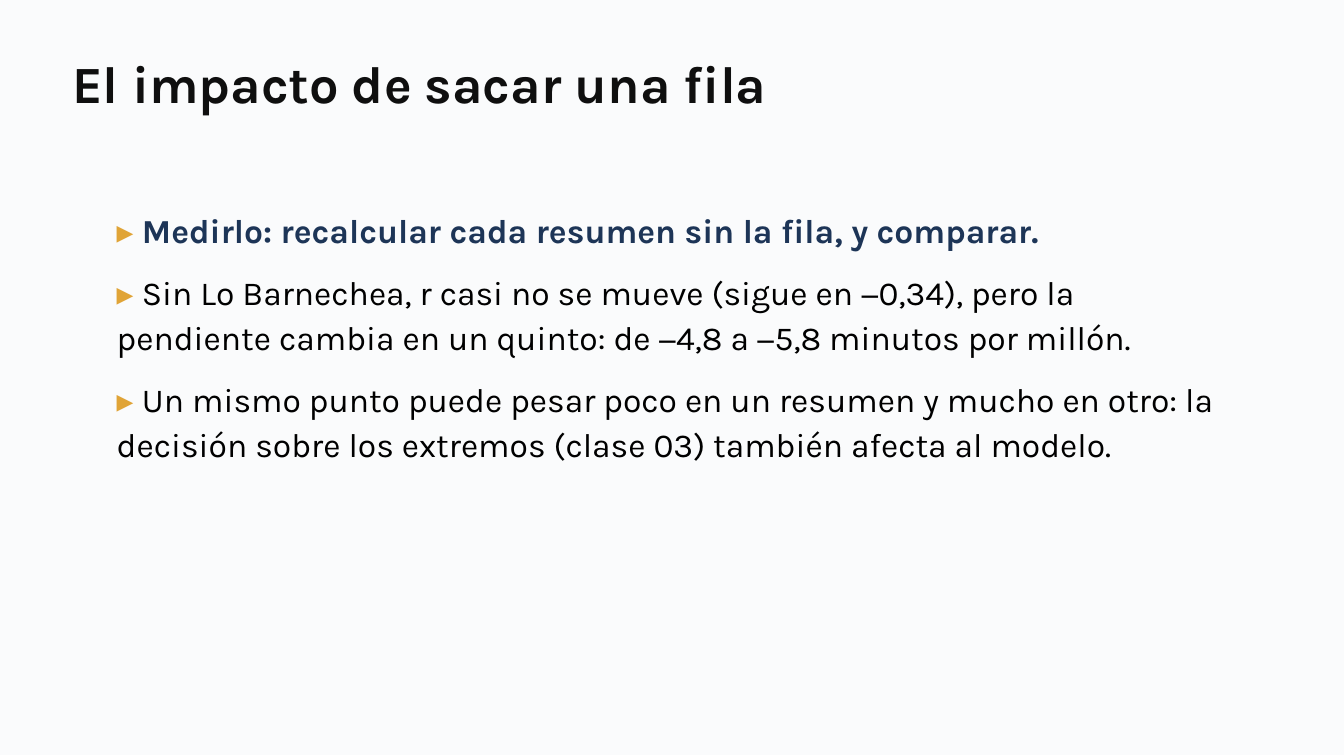
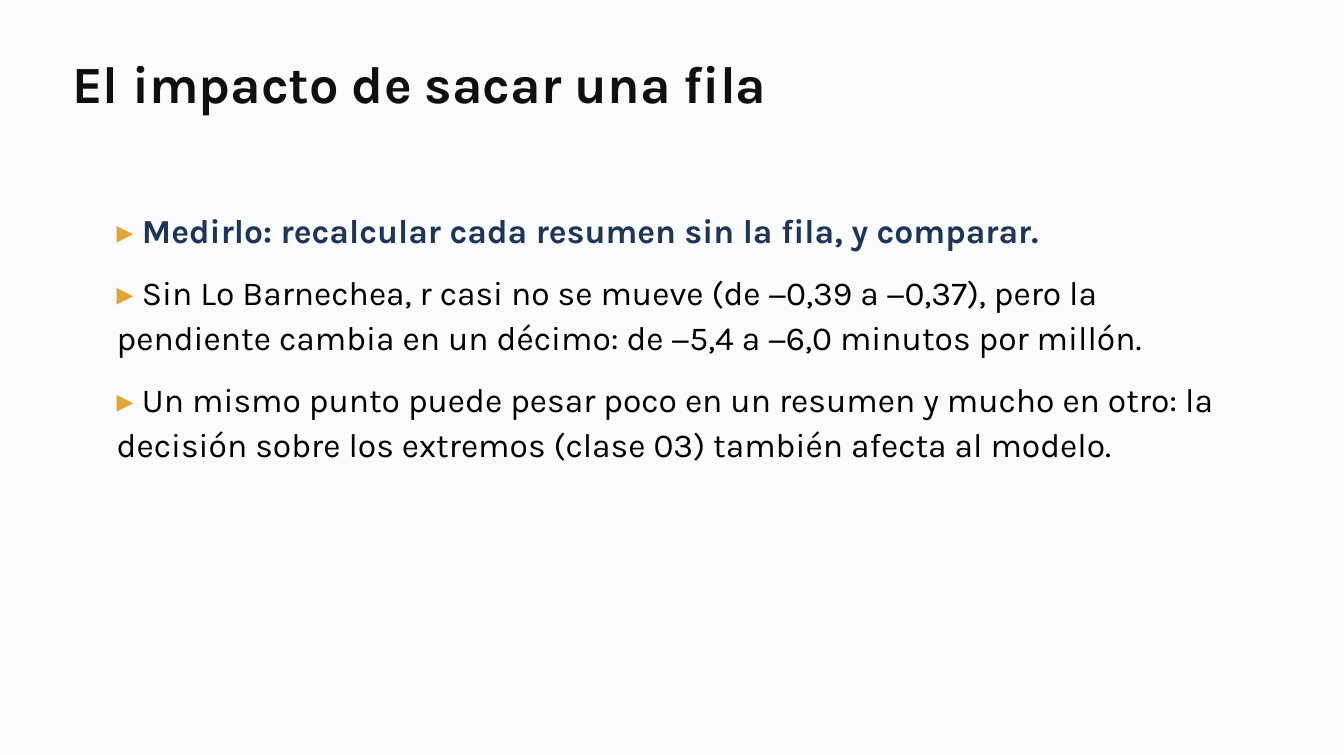
Before and after one commit to daniopitz/cienciadatos, a slide deck: slide 28 of presentaciones/clase04_regresion.pptx. Drawn at 1344x755 pixels with LibreOffice and Linux fonts; fonts in the diff are those of the drawing. Boxes give left, top, right and bottom in pixels: in the first picture for what was removed or moved away, otherwise in the second. Text is boxed around its words. In the diff, an @@ line names an element or a change of style, - is before the commit and + after.

```diff
--- a/presentaciones/clase04_regresion.pptx
+++ b/presentaciones/clase04_regresion.pptx
@@ text at box(117, 280, 1142, 358): text changed @@
-▸ Sin Lo Barnechea, r casi no se mueve (sigue en −0,34), pero la pendiente cambia en un quinto: de −4,8 a −5,8 minutos por millón.
+▸ Sin Lo Barnechea, r casi no se mueve (de −0,39 a −0,37), pero la pendiente cambia en un décimo: de −5,4 a −6,0 minutos por millón.
```
Also in this commit, not shown: 11 other slides changed, 10 other files.
